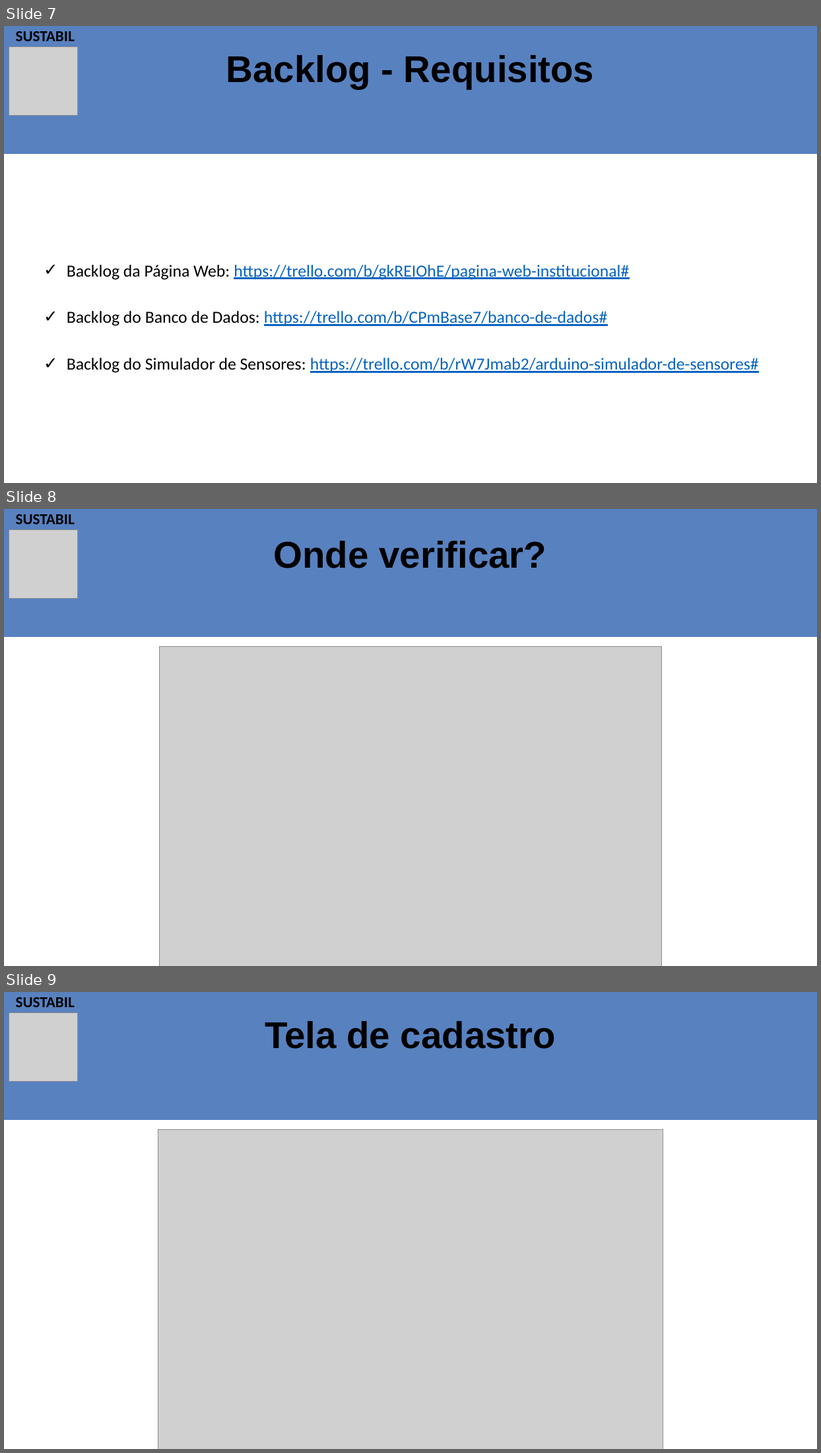
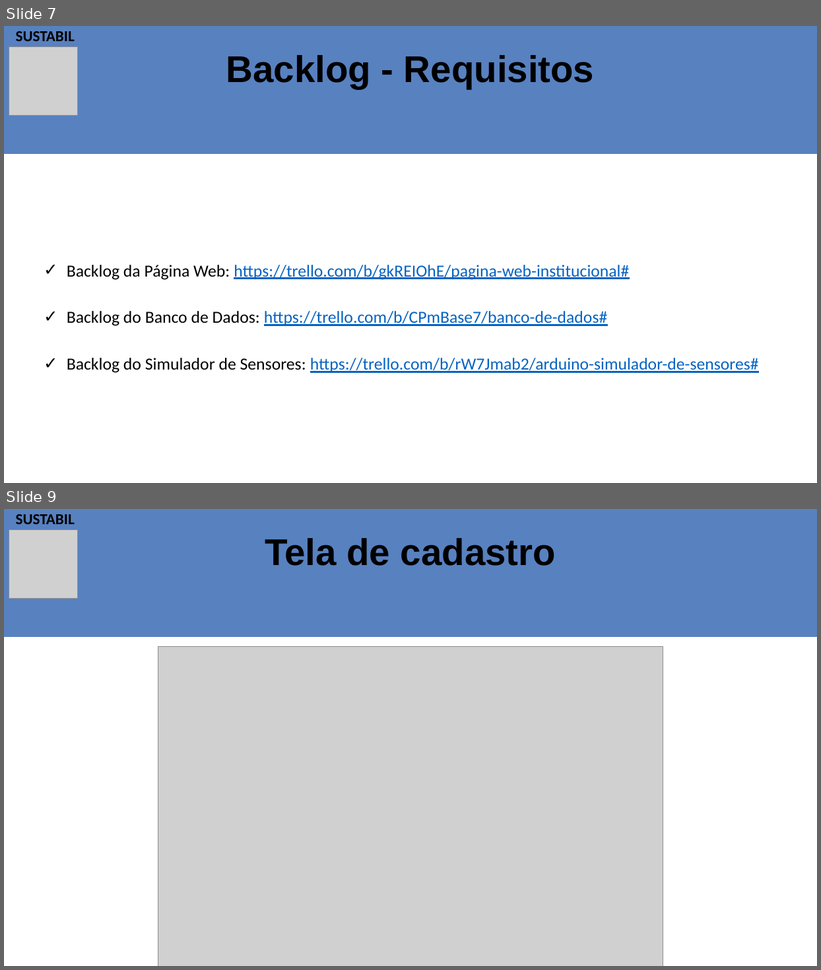
Before and after one commit to franklin-silva41/PROJETO-SENSOR-DE-UMIDADE, a slide deck: SUSTABIL - Apresentação real.pptx. Shown one above the other, each under a label of ours: slides 7, 8 and 9 before the commit, slides 7 and 9 after it; the slides between them are not shown. The pictures are 821x1453 and 821x970 pixels, drawn with LibreOffice and Linux fonts; fonts in the diff are those of the drawing; grey boxes stand for pictures. Boxes give left, top, right and bottom in pixels: in the first picture for what was removed or moved away, otherwise in the second. Text is boxed around its words. In the diff, an @@ line names an element or a change of style, - is before the commit and + after.

```diff
--- a/SUSTABIL - Apresentação real.pptx
+++ b/SUSTABIL - Apresentação real.pptx
@@ slide 8 removed at bbox=[4, 509, 817, 966], background #FFFFFF @@
@@ rectangle removed at bbox=[4, 509, 817, 637] @@
@@ text removed at bbox=[16, 514, 75, 524] @@
-SUSTABIL
@@ picture removed at bbox=[9, 529, 78, 599] @@
@@ title removed at bbox=[274, 541, 547, 568] @@
-Onde verificar?
@@ picture removed at bbox=[160, 647, 662, 966] @@
```
Also in this commit, not shown: 3 slides changed, 1 other file.
